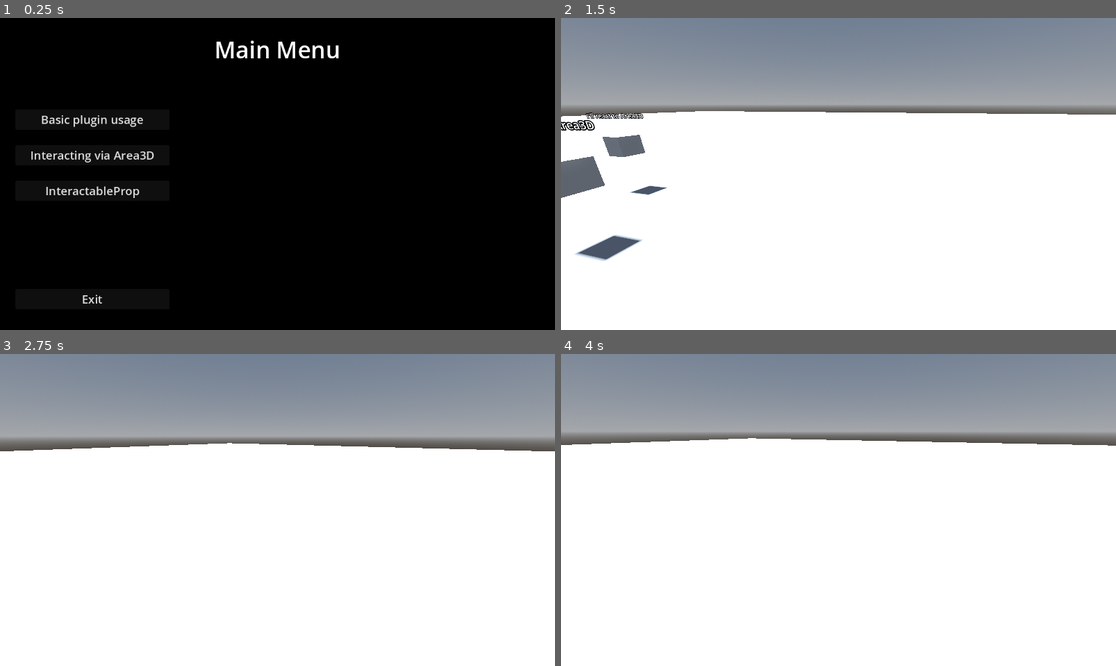
Above: before the commit, frames 1-4 (two rows, left to right).
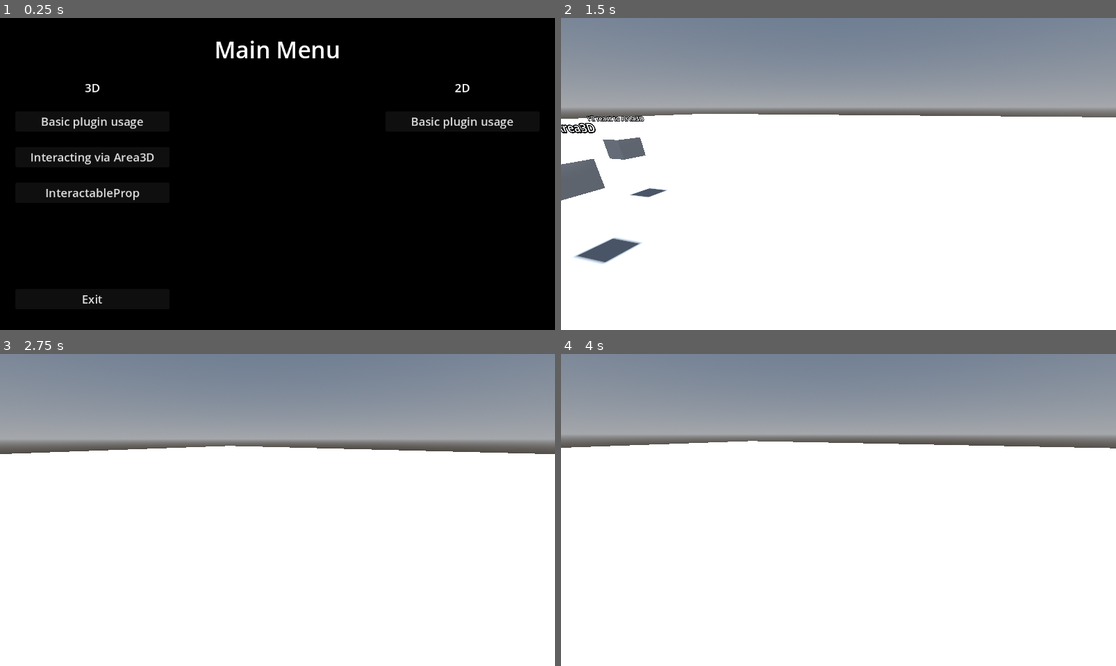
Above: after the commit, the same moments.

Repository: MASSHUU12/godot-interaction-system
Game: Godot game, scene res://examples/ui/main_menu/MainMenu.tscn
Two runs of this game, one before a commit and one after it. Both use one fixed random seed, a clock stepped at 60 frames per second and the inputs below.
Inputs (mouse positions are in pixels of both pictures, inside the frame that each line leads up to):
- Up to frame 1 (0.25 s): no input
- Up to frame 2 (1.5 s): click "Basic plugin usage" at 0.5 s; tap Enter (ui_accept) at 1.25 s; move the mouse to (866, 174) at 1.27 s; hold W (move_forward) from 1.28 s (still down)
- Up to frame 3 (2.75 s): keep holding W (move_forward); tap Enter (ui_accept) at 1.52, 2.27 s; move the mouse to (249, 510) at 2.02 s
- Up to frame 4 (4 s): keep holding W (move_forward); move the mouse to (849, 503) at 2.77 s; move the mouse to (832, 516) at 3.52 s; tap Enter (ui_accept) at 3.77 s

The runs differ from the first frame. In frame 1, 1.3% of the frame differs, in the area x 5-93%, y 21-59%; in frame 2, 3.2%, in the area x 0-100%, y 28-79%; in frame 3, 2.2%; in frame 4, 2.3%.

Commit message:
Add 2D example to the main menu

Diff:
--- a/examples/ui/main_menu/MainMenu.gd
+++ b/examples/ui/main_menu/MainMenu.gd
@@ -5,13 +5,17 @@
 	get_tree().quit()
 
 
-func _on_example_1_pressed() -> void:
+func _on_3d_example_1_pressed() -> void:
 	get_tree().change_scene_to_file("res://examples/scenes/3d/example1/Example1.tscn")
 
 
-func _on_example_2_pressed() -> void:
+func _on_3d_example_2_pressed() -> void:
 	get_tree().change_scene_to_file("res://examples/scenes/3d/example2/Example2.tscn")
 
 
-func _on_example_3_pressed() -> void:
+func _on_3d_example_3_pressed() -> void:
 	get_tree().change_scene_to_file("res://examples/scenes/3d/example3/Example3.tscn")
+
+
+func _on_2d_example_1_pressed() -> void:
+	get_tree().change_scene_to_file("res://examples/scenes/2d/example1/Example1.tscn")
--- a/examples/ui/main_menu/MainMenu.tscn
+++ b/examples/ui/main_menu/MainMenu.tscn
@@ -42,32 +42,59 @@
 horizontal_alignment = 1
 vertical_alignment = 1
 
-[node name="ExampleButtons" type="VBoxContainer" parent="CanvasLayer/Control"]
+[node name="3DExampleButtons" type="VBoxContainer" parent="CanvasLayer/Control"]
 layout_mode = 1
-anchors_preset = 4
-anchor_top = 0.5
-anchor_bottom = 0.5
 offset_left = 32.0
-offset_top = -97.5
+offset_top = 128.0
 offset_right = 352.0
-offset_bottom = 18.5
-grow_vertical = 2
+offset_bottom = 387.0
 theme_override_constants/separation = 32
 
-[node name="Example1" type="Button" parent="CanvasLayer/Control/ExampleButtons"]
+[node name="Title" type="Label" parent="CanvasLayer/Control/3DExampleButtons"]
+layout_mode = 2
+theme_override_font_sizes/font_size = 24
+text = "3D"
+horizontal_alignment = 1
+vertical_alignment = 1
+
+[node name="3DExample1" type="Button" parent="CanvasLayer/Control/3DExampleButtons"]
 layout_mode = 2
 theme_override_font_sizes/font_size = 24
 text = "Basic plugin usage"
 
-[node name="Example2" type="Button" parent="CanvasLayer/Control/ExampleButtons"]
+[node name="3DExample2" type="Button" parent="CanvasLayer/Control/3DExampleButtons"]
 layout_mode = 2
 theme_override_font_sizes/font_size = 24
 text = "Interacting via Area3D"
 
-[node name="Example3" type="Button" parent="CanvasLayer/Control/ExampleButtons"]
+[node name="3DExample3" type="Button" parent="CanvasLayer/Control/3DExampleButtons"]
 layout_mode = 2
 theme_override_font_sizes/font_size = 24
 text = "InteractableProp"
+
+[node name="2DExampleButtons" type="VBoxContainer" parent="CanvasLayer/Control"]
+layout_mode = 1
+anchors_preset = 1
+anchor_left = 1.0
+anchor_right = 1.0
+offset_left = -352.0
+offset_top = 128.0
+offset_right = -32.0
+offset_bottom = 239.0
+grow_horizontal = 0
+theme_override_constants/separation = 32
+
+[node name="Title" type="Label" parent="CanvasLayer/Control/2DExampleButtons"]
+layout_mode = 2
+theme_override_font_sizes/font_size = 24
+text = "2D"
+horizontal_alignment = 1
+vertical_alignment = 1
+
+[node name="2DExample1" type="Button" parent="CanvasLayer/Control/2DExampleButtons"]
+layout_mode = 2
+theme_override_font_sizes/font_size = 24
+text = "Basic plugin usage"
 
 [node name="Exit" type="Button" parent="CanvasLayer/Control"]
 layout_mode = 1
@@ -82,7 +109,8 @@
 theme_override_font_sizes/font_size = 24
 text = "Exit"
 
-[connection signal="pressed" from="CanvasLayer/Control/ExampleButtons/Example1" to="." method="_on_example_1_pressed"]
-[connection signal="pressed" from="CanvasLayer/Control/ExampleButtons/Example2" to="." method="_on_example_2_pressed"]
-[connection signal="pressed" from="CanvasLayer/Control/ExampleButtons/Example3" to="." method="_on_example_3_pressed"]
+[connection signal="pressed" from="CanvasLayer/Control/3DExampleButtons/3DExample1" to="." method="_on_3d_example_1_pressed"]
+[connection signal="pressed" from="CanvasLayer/Control/3DExampleButtons/3DExample2" to="." method="_on_3d_example_2_pressed"]
+[connection signal="pressed" from="CanvasLayer/Control/3DExampleButtons/3DExample3" to="." method="_on_3d_example_3_pressed"]
+[connection signal="pressed" from="CanvasLayer/Control/2DExampleButtons/2DExample1" to="." method="_on_2d_example_1_pressed"]
 [connection signal="pressed" from="CanvasLayer/Control/Exit" to="." method="_on_exit_pressed"]
